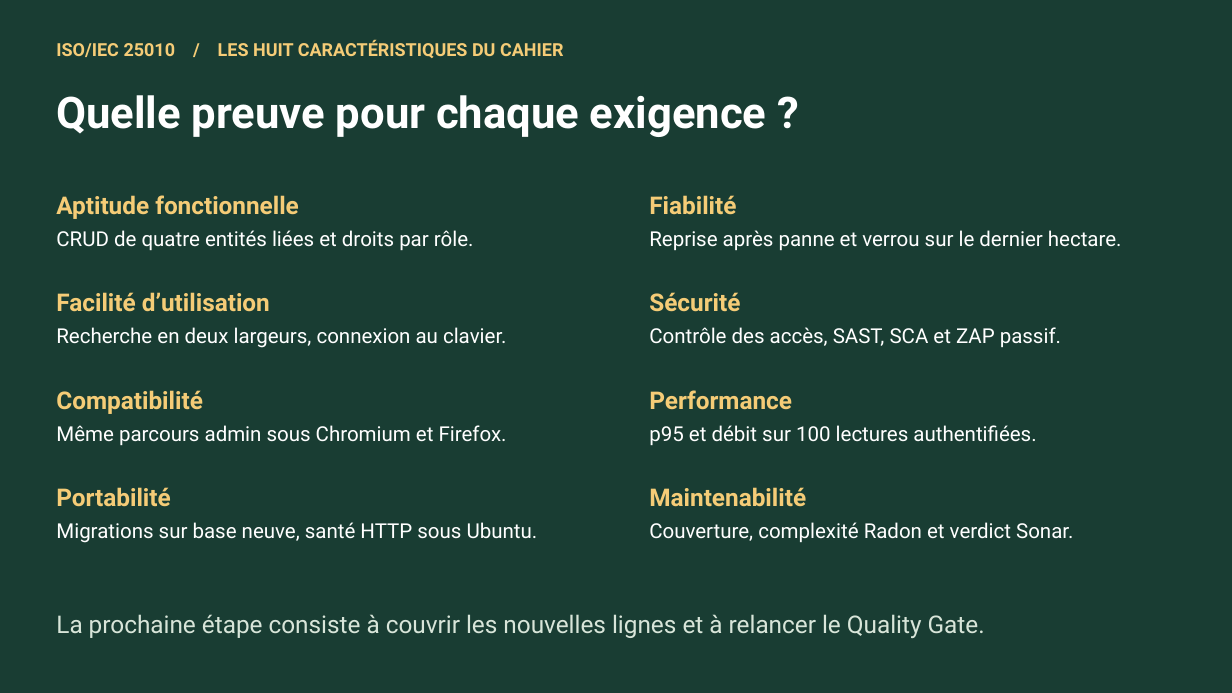
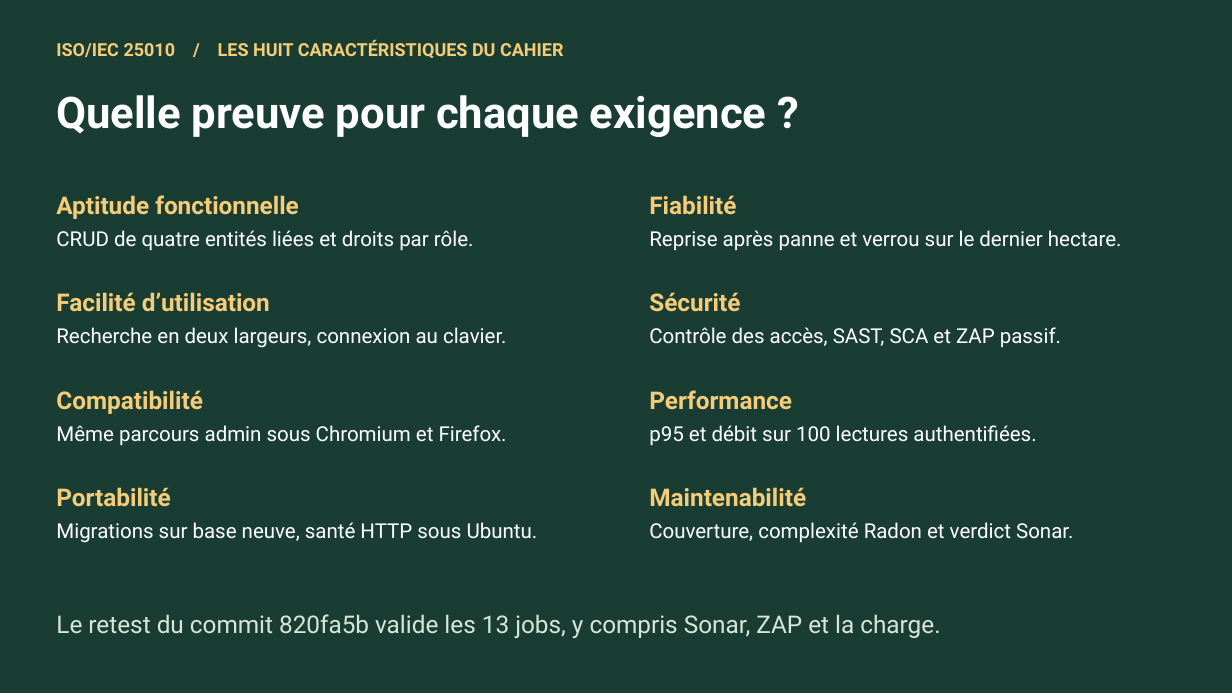
Before and after one commit to WasMas/Farm_App, a slide deck: slide 9 of docs/quality/Fieldbook-Soutenance.pptx. Drawn at 1232x693 pixels with LibreOffice and Linux fonts; fonts in the diff are those of the drawing. Boxes give left, top, right and bottom in pixels: in the first picture for what was removed or moved away, otherwise in the second. Text is boxed around its words. In the diff, an @@ line names an element or a change of style, - is before the commit and + after.

Commit message:
Align the presentation and demo commands with the verified Sonar retest

```diff
--- a/docs/quality/Fieldbook-Soutenance.pptx
+++ b/docs/quality/Fieldbook-Soutenance.pptx
@@ text at bbox=[56, 614, 940, 638]: text changed @@
-La prochaine étape consiste à couvrir les nouvelles lignes et à relancer le Quality Gate.
+Le retest du commit 820fa5b valide les 13 jobs, y compris Sonar, ZAP et la charge.
```
Also in this commit, not shown: 2 other slides changed, 1 slide added, 1 slide removed, 3 other files.
